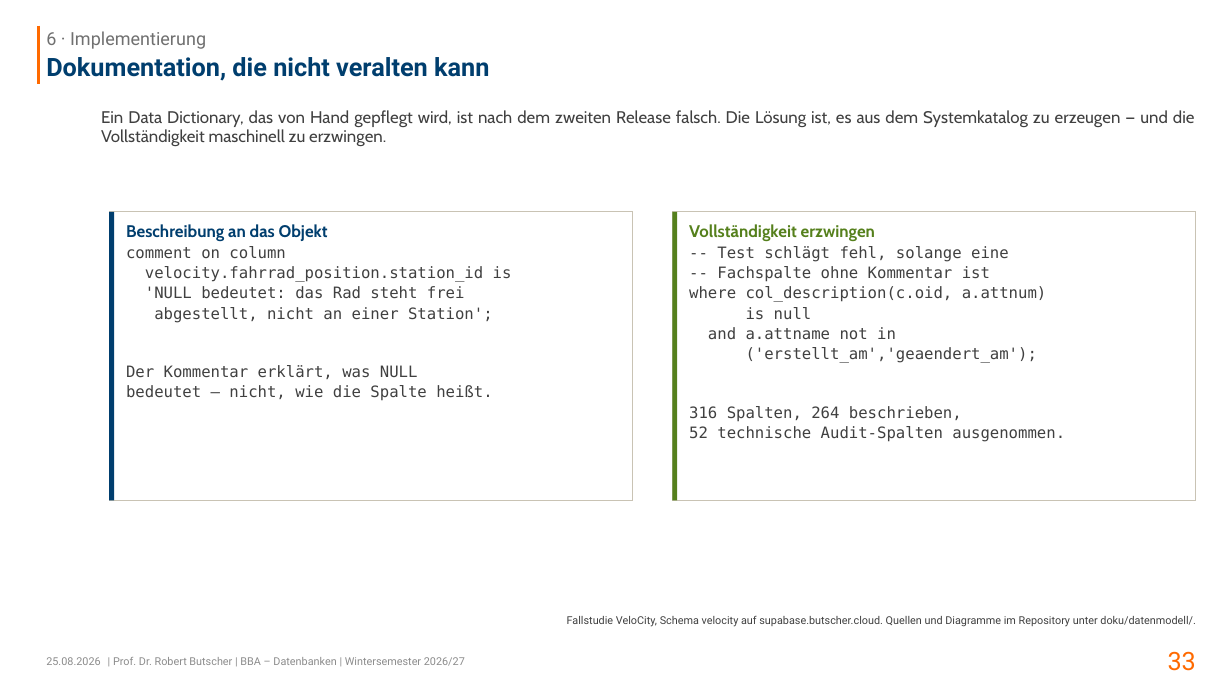
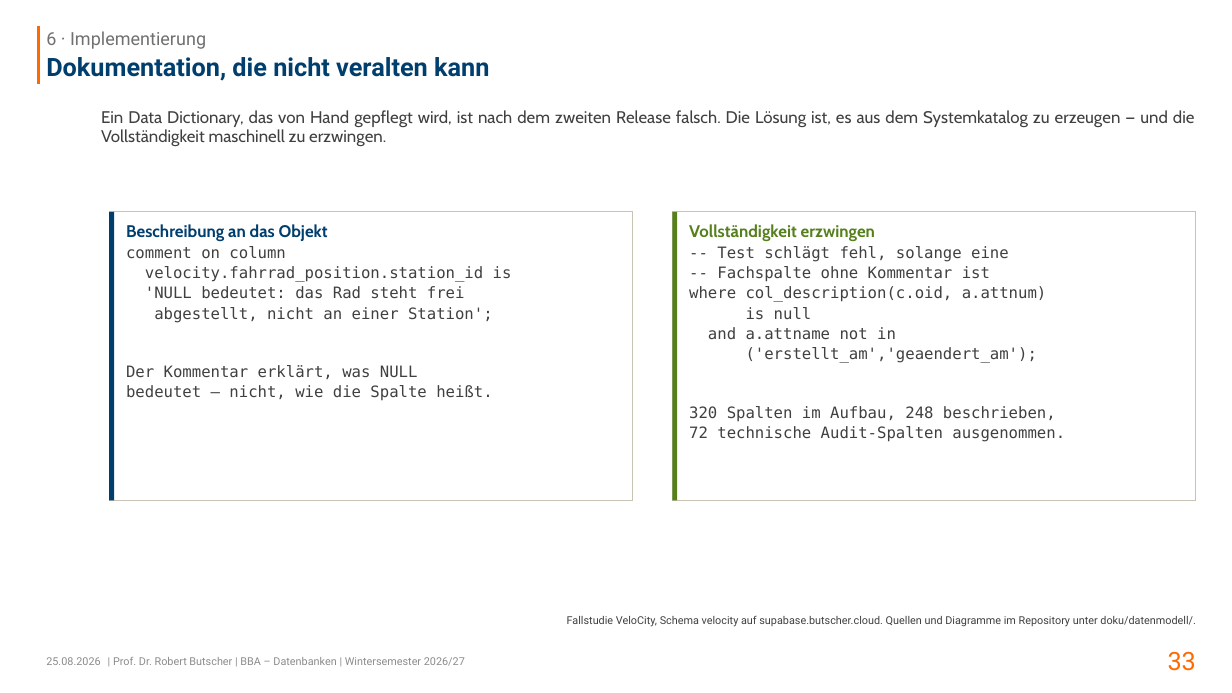
Before and after one commit to swrobuts/velocity-fallstudie, a slide deck: slide 33 of slides/velocity-datenbankentwurf.pptx. Drawn at 1232x693 pixels with LibreOffice and Linux fonts; fonts in the diff are those of the drawing. Boxes give left, top, right and bottom in pixels: in the first picture for what was removed or moved away, otherwise in the second. Text is boxed around its words. In the diff, an @@ line names an element or a change of style, - is before the commit and + after.

```diff
--- a/slides/velocity-datenbankentwurf.pptx
+++ b/slides/velocity-datenbankentwurf.pptx
@@ text at [689, 406, 1065, 442]: text changed @@
-316 Spalten, 264 beschrieben,
-52 technische Audit-Spalten ausgenommen.
+320 Spalten im Aufbau, 248 beschrieben,
+72 technische Audit-Spalten ausgenommen.
```
Also in this commit, not shown: 2 other slides changed, 3 other files.
